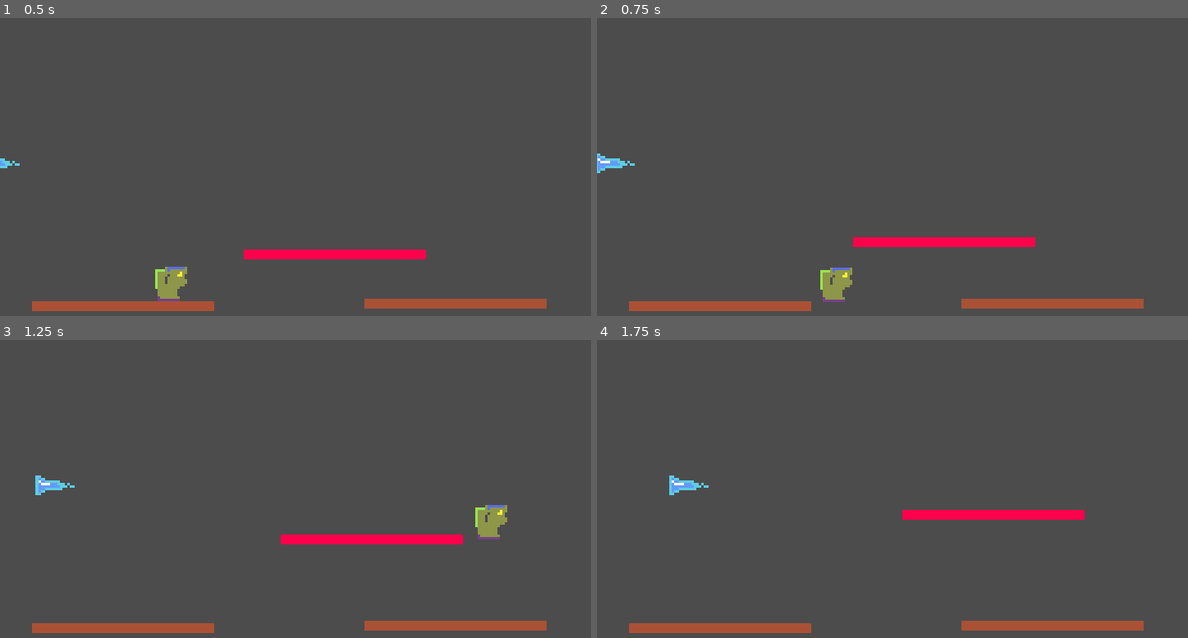
Above: before the commit, frames 1-4 (two rows, left to right).
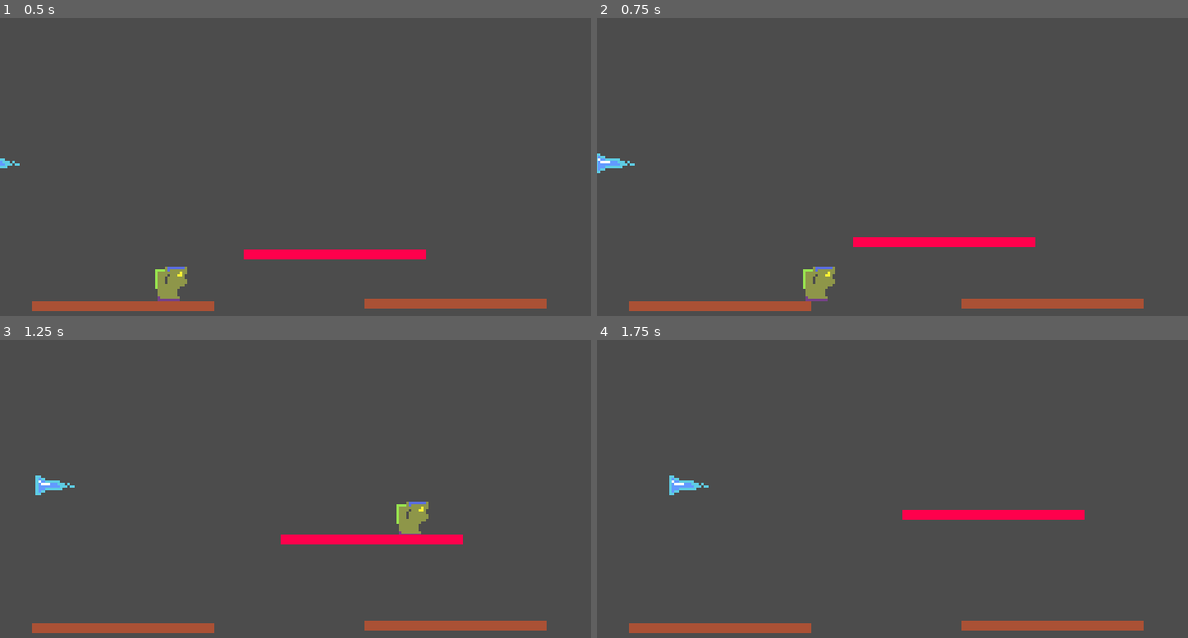
Above: after the commit, the same moments.

Repository: sugarvoid/winter-break-jam
Game: Godot game, scene res://game/game.tscn
The game is run twice, just before and just after one commit, with the same random seed, the same clock (stepped at 60 frames per second) and the same inputs. The project has no main scene, so this scene is started directly.
Inputs:
- Up to frame 1 (0.5 s): no input
- Up to frame 2 (0.75 s): tap Enter at 0.5 s; hold D (move_right) from 0.53 s (still down); tap Space (dash) at 0.6 s
- Up to frame 3 (1.25 s): keep holding D (move_right); tap W (jump) at 0.77 s
- Up to frame 4 (1.75 s): keep holding D (move_right); tap Space (dash) at 1.35 s; tap W (jump) at 1.52 s

Frame 1 is identical in both runs. In frame 2, 0.7% of the frame differs, in the area x 34-44%, y 83-96%; in frame 3, 1.0%, in the area x 67-86%, y 54-67%; in frame 4, nothing differs.

Commit message:
Clean up comments

Diff:
--- a/game/danger_object/danger_object.gd
+++ b/game/danger_object/danger_object.gd
@@ -1,11 +1,14 @@
 class_name DangerObject
 extends Area2D
+
+onready var vis_notifier: VisibilityNotifier2D = get_node("VisibilityNotifier2D")
 
 var speed = 30
 export var rotation_d: int = 45
 
 func _ready():
 	rotation_degrees = self.rotation_d
+	self.vis_notifier.connect("screen_exited", self, "queue_free")
 
 func _process(delta):
 	position += transform.x * speed * delta
--- a/game/danger_object/danger_object.tscn
+++ b/game/danger_object/danger_object.tscn
@@ -8,3 +8,7 @@
 [node name="Hitbox" type="CollisionShape2D" parent="."]
 
 [node name="AnimatedSprite" type="AnimatedSprite" parent="."]
+
+[node name="VisibilityNotifier2D" type="VisibilityNotifier2D" parent="."]
+position = Vector2( -2.98023e-07, 0 )
+scale = Vector2( 0.2, 0.1 )
--- a/game/game.gd
+++ b/game/game.gd
@@ -1,19 +1,10 @@
 extends Node2D
 
 
-# Declare member variables here. Examples:
-# var a = 2
-# var b = "text"
 onready var player: Player = get_node("Player")
 
-# Called when the node enters the scene tree for the first time.
 func _ready():
-	pass # Replace with function body.
-
-
-# Called every frame. 'delta' is the elapsed time since the previous frame.
-#func _process(delta):
-#	pass
+	pass
 
 func _spawn_player() -> void:
 	pass
--- a/game/manager/hazard_manager/hazard_manager.gd
+++ b/game/manager/hazard_manager/hazard_manager.gd
@@ -2,7 +2,7 @@
 
 
 const p_IceSickle: PackedScene = preload("res://game/danger_object/ice_sickle/ice_sickle.tscn")
-# Called when the node enters the scene tree for the first time.
+
 func _ready():
 	spawn_ice_sickle()
 
--- a/game/platform/moving_platform.gd
+++ b/game/platform/moving_platform.gd
@@ -1,14 +1,8 @@
 extends KinematicBody2D
 
 
-# Declare member variables here. Examples:
-# var a = 2
-# var b = "text"
+var velocity: Vector2
 
-var velocity: Vector2
-# Called when the node enters the scene tree for the first time.
-func _ready():
-	pass # Replace with function body.
 
 func _process(delta) -> void:
 	self.position += Vector2(20, -20) * delta
--- a/game/player/player.gd
+++ b/game/player/player.gd
@@ -8,7 +8,7 @@
 onready var animated_sprite: AnimatedSprite = get_node("AnimatedSprite")
 
 var velocity: Vector2 = Vector2.ZERO
-var speed: float =  200.0
+var speed: float =  150.0
 var acceleration: float = 0.2
 var friction: float = 1.0
 var gravity: float = 1500.0
